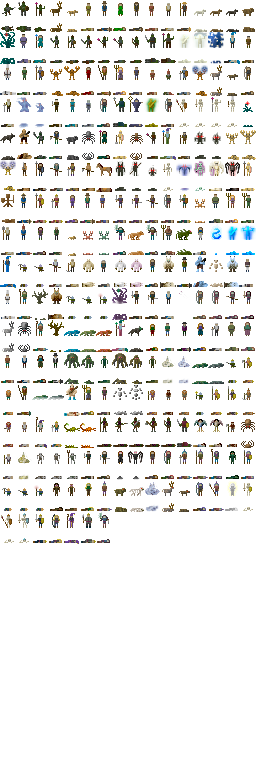
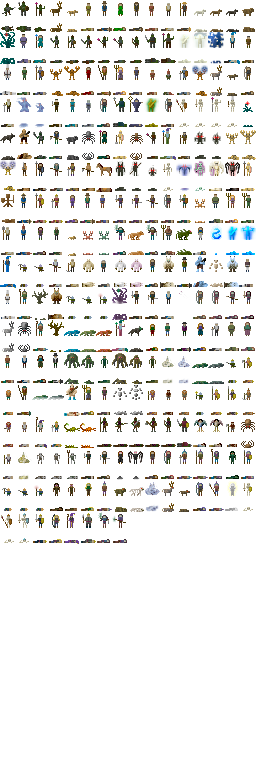
The second 256x768 image is a revision of the first. Changes to its layers:
painted on "Background" over [112, 514, 127, 543]
